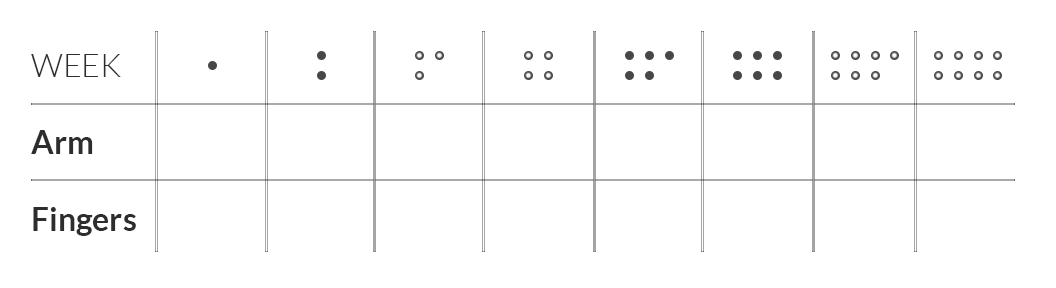
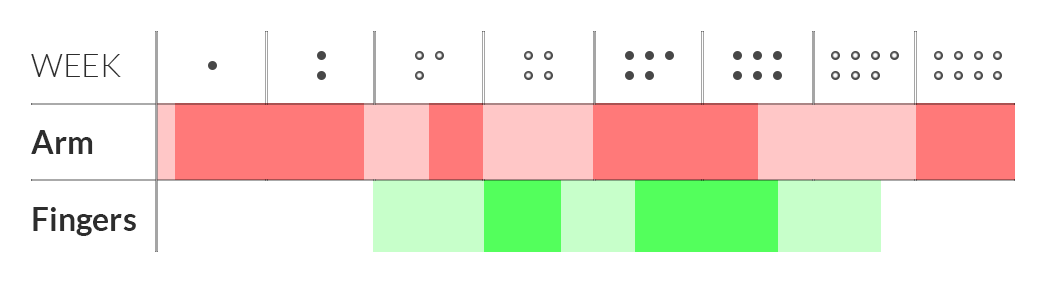
Before/after of a 1056 × 288 layered artwork. What changed in the layer stack:
painted on "Lines" over left=155, top=31, right=917, bottom=252
showed "Fingers" over left=373, top=180, right=881, bottom=252
showed "Fingers other" over left=484, top=180, right=779, bottom=252
added layer "Shape 1" above "Arm other" over left=481, top=103, right=483, bottom=180
showed "Arm other", unmasked it over left=175, top=103, right=1015, bottom=180
showed "Arm" over left=156, top=103, right=916, bottom=180
